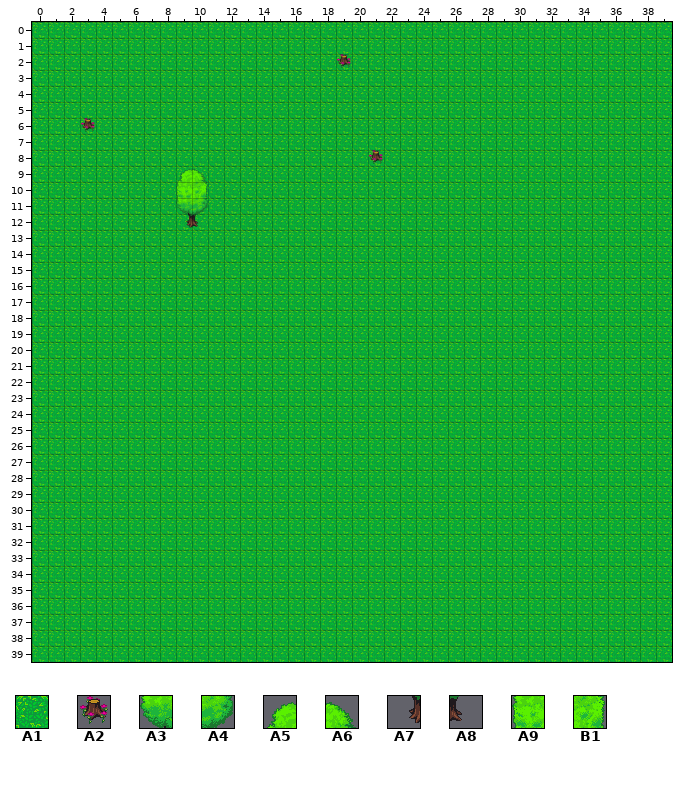
An edit to a level. Tiled map, maps/map2.tmx. Above, as it was before the edit.
Cells are 32x32 px. Shown: x 0..39, y 0..39.
Key: from "atlas": A1 47, A2 184, A3 276, A4 277, A5 278, A6 279, A7 299, A8 300, A9 301, B1 302.
__ is an empty cell.
Layer "Tile Layer 1" before, first column x 7:
 1 A1 A1 A1 A1 A1 A1 A1 A1 A1 A1 A1
 2 A1 A1 A1 A1 A1 A1 A1 A1 A1 A1 A1
 3 A1 A1 A1 A1 A1 A1 A1 A1 A1 A1 A1
 4 A1 A1 A1 A1 A1 A1 A1 A1 A1 A1 A1
 5 A1 A1 A1 A1 A1 A1 A1 A1 A1 A1 A1
 6 A1 A1 A1 A1 A1 A1 A1 A1 A1 A1 A1
 7 A1 A1 A1 A1 A1 A1 A1 A1 A1 A1 A1
 8 A1 A1 A1 A1 A1 A1 A1 A1 A1 A1 A1
 9 A1 A1 A1 A1 A1 A1 A1 A1 A1 A1 A1
10 A1 A1 A1 A1 A1 A1 A1 A1 A1 A1 A1
11 A1 A1 A1 A1 A1 A1 A1 A1 A1 A1 A1
12 A1 A1 A1 A1 A1 A1 A1 A1 A1 A1 A1
13 A1 A1 A1 A1 A1 A1 A1 A1 A1 A1 A1
14 A1 A1 A1 A1 A1 A1 A1 A1 A1 A1 A1
Layer "Tile Layer 2" before, first column x 2:
 0 __ __ __ __ __ __ __ __ __ __ __ __ __ __ __ __ __ __ __ __ __ __ __ __ __ __ __ __ __ __ __
 1 __ __ __ __ __ __ __ __ __ __ __ __ __ __ __ __ __ __ __ __ __ __ __ __ __ __ __ __ __ __ __
 2 __ __ __ __ __ __ __ __ __ __ __ __ __ __ __ __ __ A2 __ __ __ __ __ __ __ __ __ __ __ __ __
 3 __ __ __ __ __ __ __ __ __ __ __ __ __ __ __ __ __ __ __ __ __ __ __ __ __ __ __ __ __ __ __
 4 __ __ __ __ __ __ __ __ __ __ __ __ __ __ __ __ __ __ __ __ __ __ __ __ __ __ __ __ __ __ __
 5 __ __ __ __ __ __ __ __ __ __ __ __ __ __ __ __ __ __ __ __ __ __ __ __ __ __ __ __ __ __ __
 6 __ A2 __ __ __ __ __ __ __ __ __ __ __ __ __ __ __ __ __ __ __ __ __ __ __ __ __ __ __ __ __
 7 __ __ __ __ __ __ __ __ __ __ __ __ __ __ __ __ __ __ __ __ __ __ __ __ __ __ __ __ __ __ __
 8 __ __ __ __ __ __ __ __ __ __ __ __ __ __ __ __ __ __ __ A2 __ __ __ __ __ __ __ __ __ __ __
 9 __ __ __ __ __ __ __ A5 A6 __ __ __ __ __ __ __ __ __ __ __ __ __ __ __ __ __ __ __ __ __ __
10 __ __ __ __ __ __ __ A9 B1 __ __ __ __ __ __ __ __ __ __ __ __ __ __ __ __ __ __ __ __ __ __
11 __ __ __ __ __ __ __ A3 A4 __ __ __ __ __ __ __ __ __ __ __ __ __ __ __ __ __ __ __ __ __ __
12 __ __ __ __ __ __ __ A7 A8 __ __ __ __ __ __ __ __ __ __ __ __ __ __ __ __ __ __ __ __ __ __
13 __ __ __ __ __ __ __ __ __ __ __ __ __ __ __ __ __ __ __ __ __ __ __ __ __ __ __ __ __ __ __
14 __ __ __ __ __ __ __ __ __ __ __ __ __ __ __ __ __ __ __ __ __ __ __ __ __ __ __ __ __ __ __
15 __ __ __ __ __ __ __ __ __ __ __ __ __ __ __ __ __ __ __ __ __ __ __ __ __ __ __ __ __ __ __
16 __ __ __ __ __ __ __ __ __ __ __ __ __ __ __ __ __ __ __ __ __ __ __ __ __ __ __ __ __ __ __
17 __ __ __ __ __ __ __ __ __ __ __ __ __ __ __ __ __ __ __ __ __ __ __ __ __ __ __ __ __ __ __
18 __ __ __ __ __ __ __ __ __ __ __ __ __ __ __ __ __ __ __ __ __ __ __ __ __ __ __ __ __ __ __
19 __ __ __ __ __ __ __ __ __ __ __ __ __ __ __ __ __ __ __ __ __ __ __ __ __ __ __ __ __ __ __
20 __ __ __ __ __ __ __ __ __ __ __ __ __ __ __ __ __ __ __ __ __ __ __ __ __ __ __ __ __ __ __
21 __ __ __ __ __ __ __ __ __ __ __ __ __ __ __ __ __ __ __ __ __ __ __ __ __ __ __ __ __ __ __
22 __ __ __ __ __ __ __ __ __ __ __ __ __ __ __ __ __ __ __ __ __ __ __ __ __ __ __ __ __ __ __
23 __ __ __ __ __ __ __ __ __ __ __ __ __ __ __ __ __ __ __ __ __ __ __ __ __ __ __ __ __ __ __
24 __ __ __ __ __ __ __ __ __ __ __ __ __ __ __ __ __ __ __ __ __ __ __ __ __ __ __ __ __ __ __
25 __ __ __ __ __ __ __ __ __ __ __ __ __ __ __ __ __ __ __ __ __ __ __ __ __ __ __ __ __ __ __
26 __ __ __ __ __ __ __ __ __ __ __ __ __ __ __ __ __ __ __ __ __ __ __ __ __ __ __ __ __ __ __
The result:
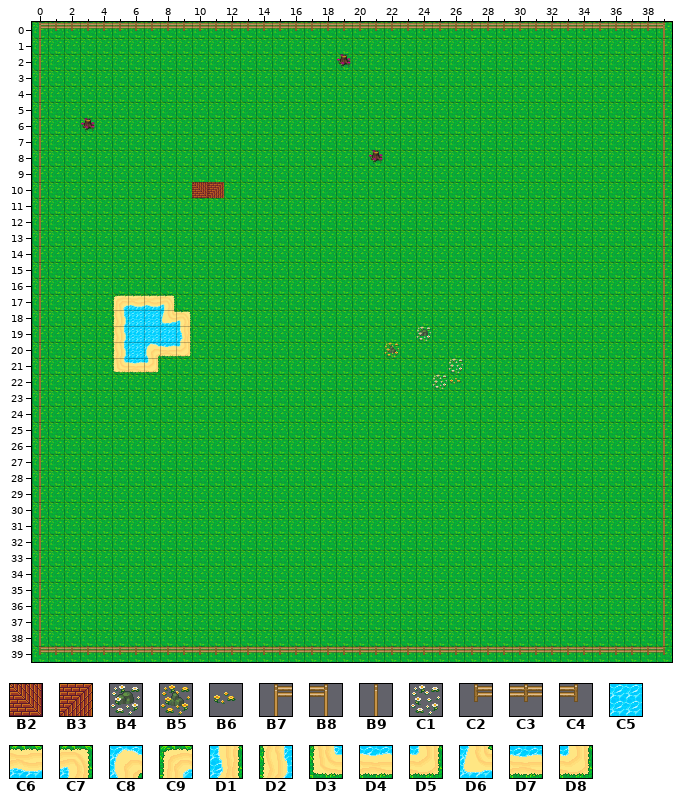
Further tiles: from "atlas": B2 44, B3 45, B4 140, B5 163, B6 209, B7 226, B8 228, B9 229, C1 232, C2 249, C3 250, C4 251, C5 486, C6 507, C7 508, C8 512, C9 516, D1 531, D2 539, D3 552, D4 553, D5 554, D6 558, D7 563, D8 564.
Tiles of an added or newly shown layer are drawn over the layers below it.
What changed:
Layer "Tile Layer 1":
Tile B2 replaces tile A1 in row 10 at x 10.
Tile B3 replaces tile A1 in row 10 at x 11.
Layer "Tile Layer 2":
Tile B4 is added in row 19 at x 24.
Tile B5 is added in row 20 at x 22.
Tile B6 is added in row 22 at x 26.
Tile C1 is added in row 21 at x 26; in row 22 at x 25.
Tile C5 is added in row 18 at x 6 to 7; in row 19 at x 6 to 8; in row 20 at x 6.
Tile C6 is added in row 17 at x 6 to 7.
Tile C7 is added in row 17 at x 8; in row 18 at x 9.
Tile C8 is added in row 20 at x 7.
Tile C9 is added in row 17 at x 5.
Tile D1 is added in row 19 at x 9.
Tile D2 is added in rows 18 to 20 at x 5.
Tile D3 is added in row 21 at x 5.
Tile D4 is added in row 20 at x 8.
Tile D5 is added in row 20 at x 9.
Tile D6 is added in row 18 at x 8.
Tile D7 is added in row 21 at x 6.
Tile D8 is added in row 21 at x 7.
The author cleared tile A3 in row 11 at x 9.
The author cleared tile A4 in row 11 at x 10.
The author cleared tile A5 in row 9 at x 9.
The author cleared tile A6 in row 9 at x 10.
The author cleared tile A7 in row 12 at x 9.
The author cleared tile A8 in row 12 at x 10.
The author cleared tile A9 in row 10 at x 9.
The author cleared tile B1 in row 10 at x 10.
Layer "blocking" (added):
Tile B7 is added in row 0 at x 0.
Tile B8 is added in row 0 at x 39.
Tile B9 is added in rows 1 to 38 at x 0 and 39.
Tile C2 is added in row 39 at x 0.
Tile C3 is added in row 0 at x 1 to 38; in row 39 at x 1 to 38.
Tile C4 is added in row 39 at x 39.
Boxes around the changes in both pictures, in picture pixels (x1, y1, x2, y2):
changed: (39, 22, 665, 655)
